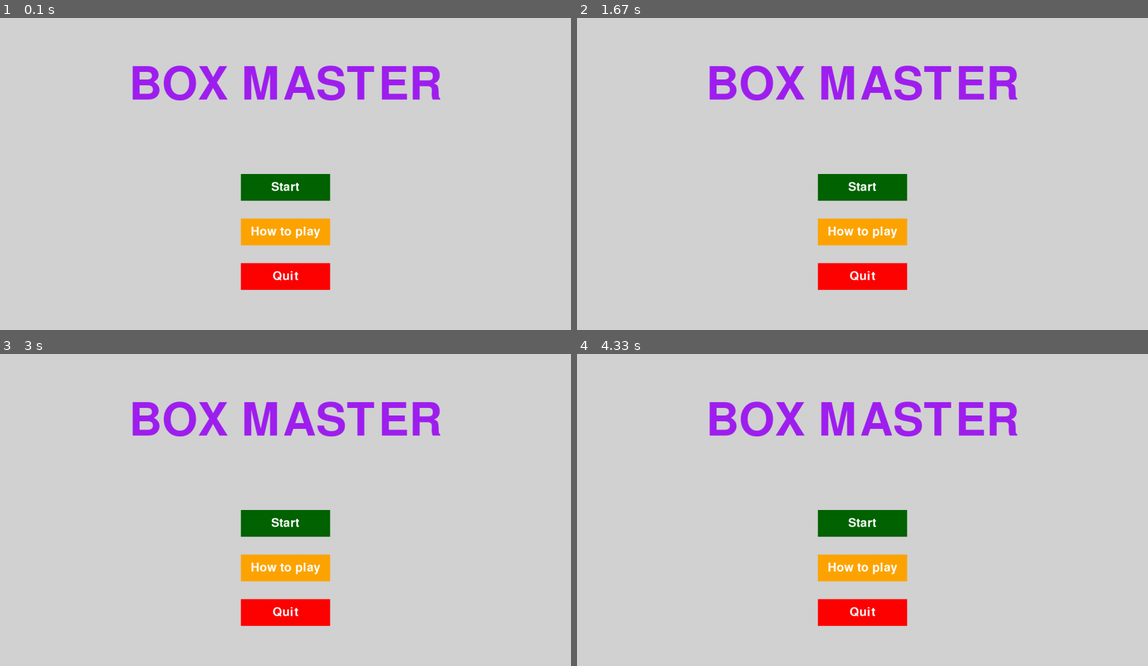
Above: before the commit, frames 1-4 (two rows, left to right).
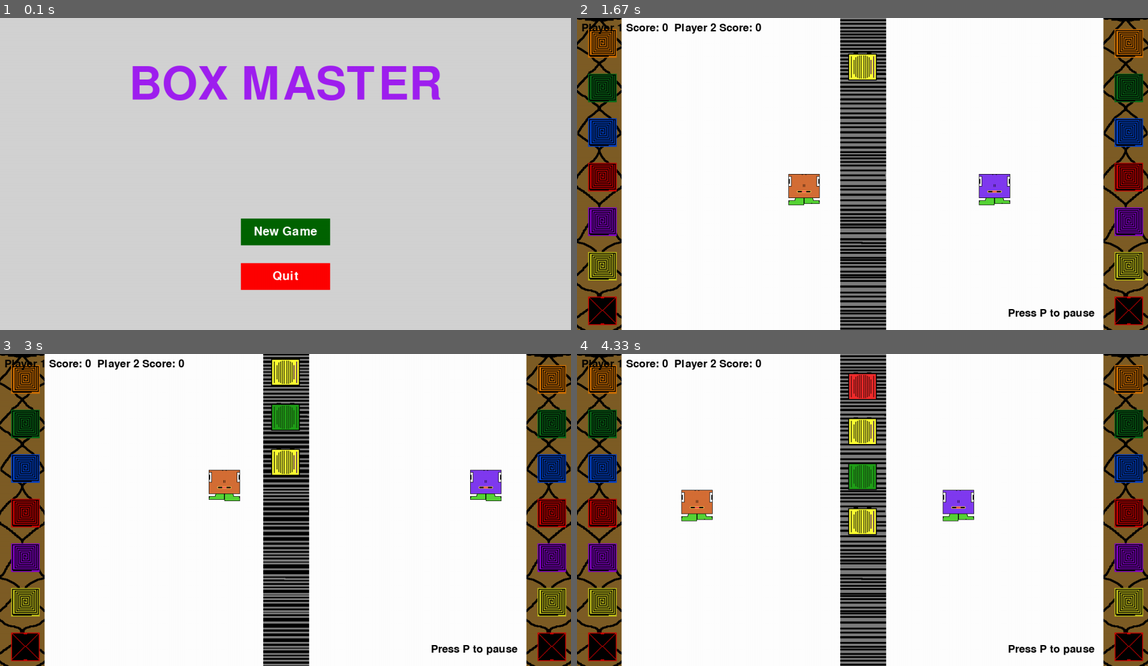
Above: after the commit, the same moments.

Repository: michlima/pygame-project
Game: pygame game, started from main.py
Same seed, same stepped clock (60 frames per second), same inputs: the game is played once before the commit and once after it.
Inputs (mouse positions are in pixels of both pictures, inside the frame that each line leads up to):
- Up to frame 1 (0.1 s): no input
- Up to frame 2 (1.67 s): click (862, 230) at 0.38 s, where only the run after the commit has a clickable "New Game"; hold P 0.67-1.13 s; hold Right 0.67-1.13 s; move the mouse to (839, 186) at 0.7 s; click (862, 230) at 1.22 s, where only the run after the commit has a clickable "Resume"; hold Right from 1.5 s (still down); hold D from 1.5 s (still down); move the mouse to (725, 177) at 1.53 s
- Up to frame 3 (3 s): release Right at 1.97 s; release D at 1.97 s; hold Up 2-2.3 s; hold W 2-2.3 s; hold Right 2.33-2.8 s; hold D 2.33-2.8 s; hold Left from 2.83 s (still down); hold A from 2.83 s (still down)
- Up to frame 4 (4.33 s): release Left at 3.37 s; release A at 3.37 s; hold Down 3.4-3.7 s; hold S 3.4-3.7 s; hold Left 3.73-4.13 s; hold A 3.73-4.13 s; hold Up from 4.17 s (still down); hold W from 4.17 s (still down)

The runs differ from the first frame. In frame 1, 2.7% of the frame differs, in the area x 42-58%, y 50-73%; in frame 2, 100%; in frame 3, 100%; in frame 4, 100%, in the area x 0-100%, y 0-100%.

Commit message:
added a pause menu that can be accessed in the game

Diff:
--- a/main.py
+++ b/main.py
@@ -140,12 +140,8 @@
         screen.blit(title_text, ((screen.get_width() - title_text.get_width()) / 2, 100))
 
         #to add start button
-        start_button = pygame.Rect(screen.get_width() / 2 - 100, 350, 200, 60)
-        start_button_clicked = all_buttons(screen, start_button, "Start", None, 40, "darkgreen", "white")
-
-        #to add help & pause button
-        help_pause_button = pygame.Rect(screen.get_width() / 2 - 100, 450, 200, 60)
-        help_pause_button_clicked = all_buttons(screen, help_pause_button, "How to play", None, 40, "orange", "white")
+        start_button = pygame.Rect(screen.get_width() / 2 - 100, 450, 200, 60)
+        start_button_clicked = all_buttons(screen, start_button, "New Game", None, 40, "darkgreen", "white")
 
         #to add quit button
         quit_button = pygame.Rect(screen.get_width() / 2 - 100, 550, 200, 60)
@@ -153,10 +149,9 @@
 
 
         if start_button_clicked: #click to start the game
-            break #the main menu function breaks and the game starts
-
-
-        if quit_button_clicked: #click to quit the game
+             break #the main menu function breaks and the game starts
+
+        if quit_button_clicked:
             pygame.quit()
             exit()
 
@@ -171,11 +166,45 @@
 
 
 
+
+def pause_menu(screen):#created a pause menu
+    clock = pygame.time.Clock()
+    while True:
+        screen.fill("lightgray")
+
+        pause_text = all_text(None, 150, "PAUSED", True, "blue")#to display text on pause menu
+        screen.blit(pause_text, ((screen.get_width() - pause_text.get_width()) / 2, 100))
+
+        resume_button = pygame.Rect(screen.get_width() / 2 - 100, 450, 200, 60)#added resume button
+        resume_button_clicked = all_buttons(screen, resume_button, "Resume", None, 40, "darkgreen", "white")
+
+        #to add quit button
+        quit_button = pygame.Rect(screen.get_width() / 2 - 100, 550, 200, 60)
+        quit_button_clicked = all_buttons(screen, quit_button, "Quit", None, 40, "red", "white")
+
+        if resume_button_clicked:
+            break
+
+        if quit_button_clicked:
+            pygame.quit()
+            exit()
+
+        pygame.display.flip()
+        clock.tick(60)
+
+        for event in pygame.event.get(): #make sure the game quits when the user closes the entire window
+            if event.type == pygame.QUIT:
+                pygame.quit()
+                exit()
+
+
 def main():
     pygame.init()
     screen = pygame.display.set_mode((1280, 700))
     clock = pygame.time.Clock()
-    main_menu(screen)
+    main_menu(screen)#call main menu
+    paused = False #to call pause menu later
+    running = True
 
     dt, count, running, queuedBoxes = 0 , 100, True, []
     playerAnimationToggle = True
@@ -223,6 +252,13 @@
             count = 0
 
         for event in pygame.event.get():
+            if event.type == pygame.KEYDOWN: #press P to call pause menu
+                if event.key == pygame.K_p:
+                   # paused = True
+                    pause_menu(screen)
+
+
+
             if event.type == pygame.QUIT:
                 running = False
             if event.type == pygame.KEYDOWN:
@@ -353,6 +389,9 @@
         score_text = font.render(f"Player 1 Score: {player_one_score}  Player 2 Score: {player_two_score}", True, (0, 0, 0))
         screen.blit(score_text, (10, 10))
 
+        pause_text = all_text(None, 36, "Press P to pause", True, "black")
+        screen.blit(pause_text, (screen.get_width() - pause_text.get_width() - 120, 650))
+
         # flip() the display to put your work on screen
         pygame.display.flip()
 
Not shown, changed: sprites/.DS_Store
